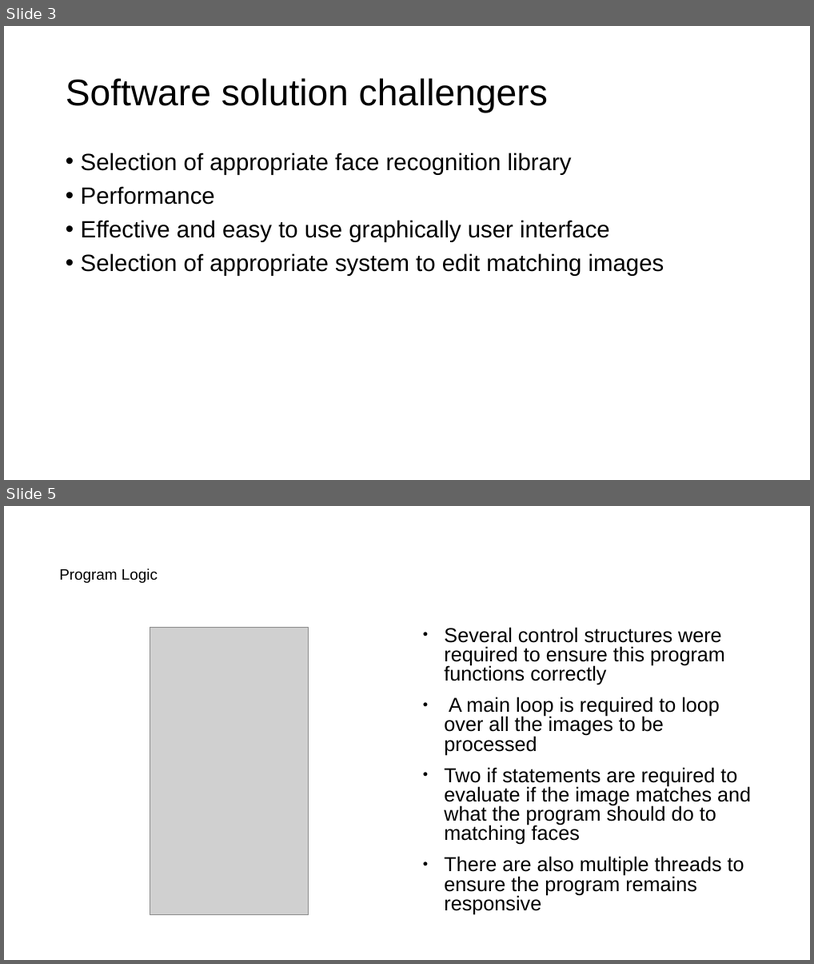
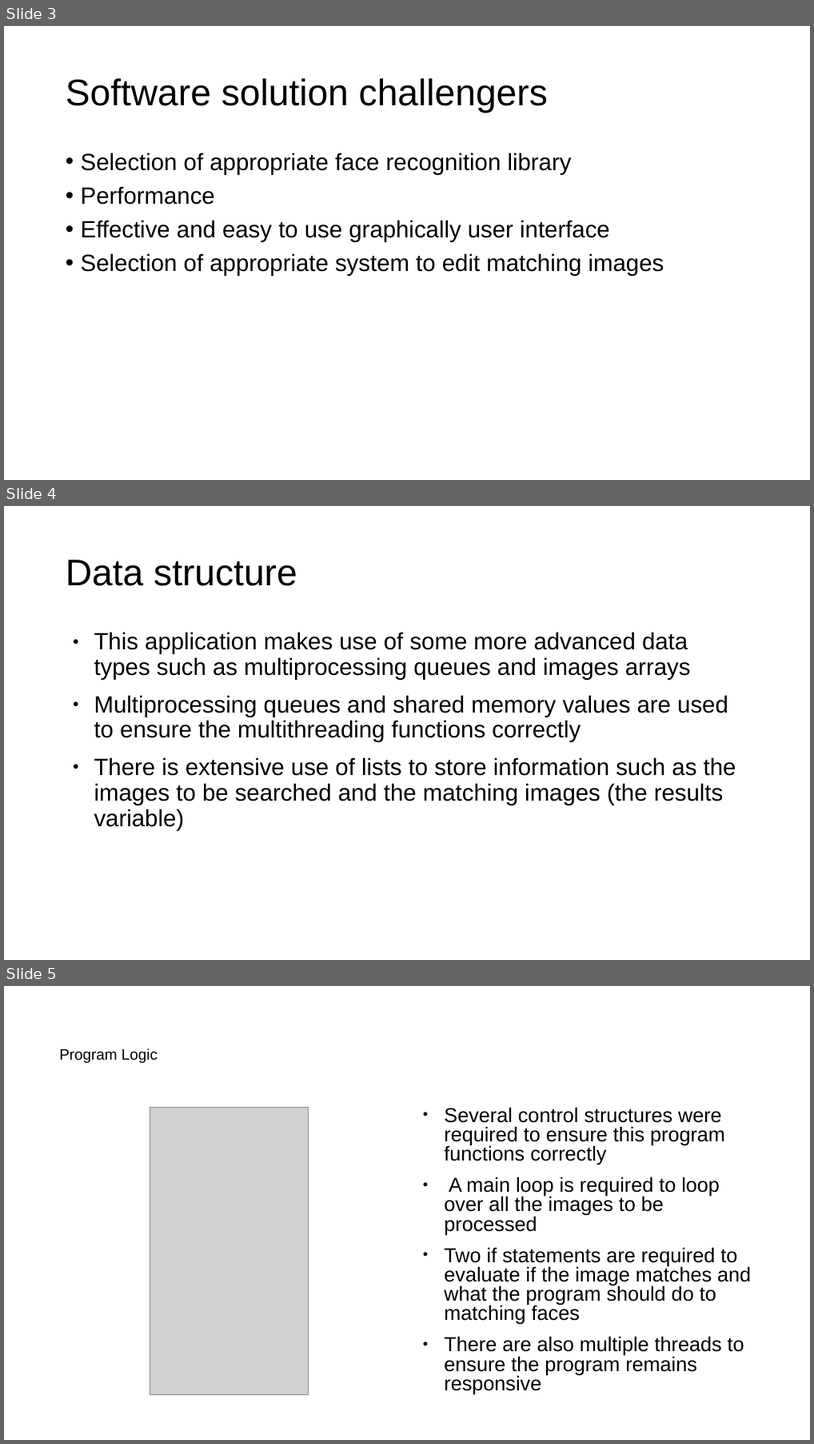
Before and after one commit to NoahHallows/software_mp, a slide deck: Documentation/software presentation.odp. Shown one above the other, each under a label of ours: slides 3 and 5 before the commit, slides 3, 4 and 5 after it; the slides between them are not shown. The pictures are 814x964 and 814x1444 pixels, drawn with LibreOffice and Linux fonts; fonts in the diff are those of the drawing; grey boxes stand for pictures. Boxes give left, top, right and bottom in pixels: in the first picture for what was removed or moved away, otherwise in the second. Text is boxed around its words. In the diff, an @@ line names an element or a change of style, - is before the commit and + after.

```diff
--- a/Documentation/software presentation.odp
+++ b/Documentation/software presentation.odp
@@ slide 4 added at [4, 506, 810, 960], background #FFFFFF @@
@@ title added at [66, 560, 298, 586], 44 pt, text #000000 @@
+Data structure
@@ text added at [94, 632, 737, 830], 28 pt, text #000000 @@
+● This application makes use of some more advanced data types such as multiprocessing queues and images arrays
+● Multiprocessing queues and shared memory values are used to ensure the multithreading functions correctly
+● There is extensive use of lists to store information such as the images to be searched and the matching images (the results variable)
```
Also in this commit, not shown: 1 slide changed, 2 other slides added, 3 slides removed, 5 other files.
